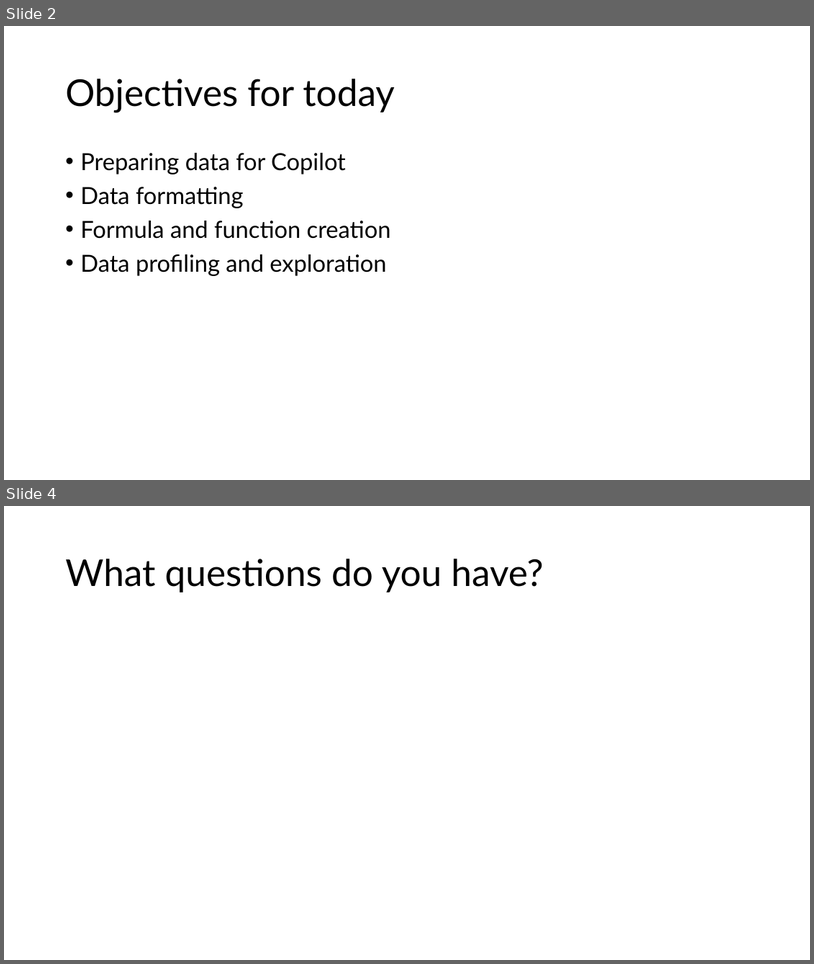
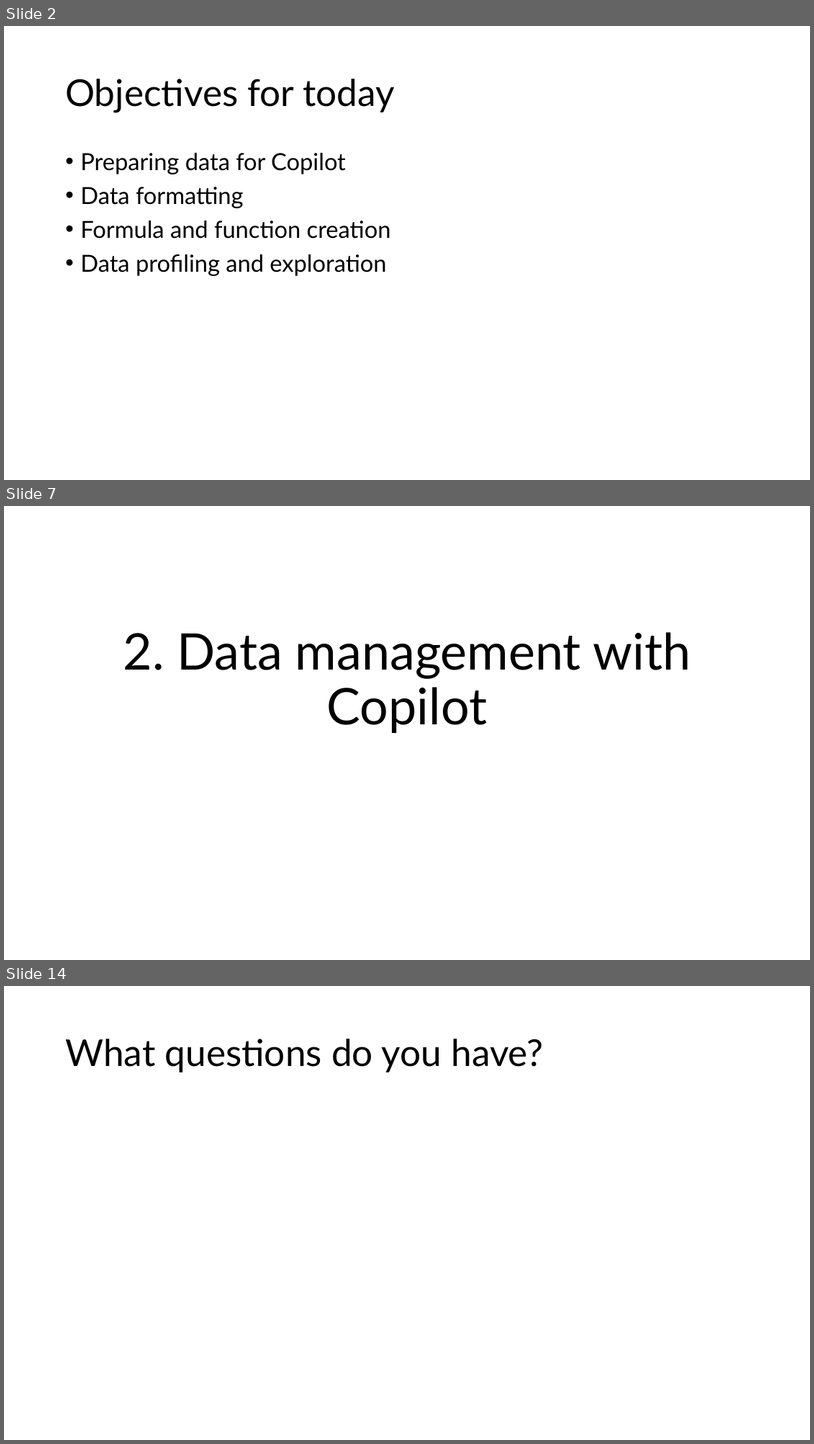
Before and after one commit to stringfestdata/complianceiq-intro-to-copilot-in-excel, a slide deck: complianceiq-intro-to-copilot-in-excel.pptx. Shown one above the other, each under a label of ours: slides 2 and 4 before the commit, slides 2, 7 and 14 after it; the slides between them are not shown. The pictures are 814x964 and 814x1444 pixels, drawn with LibreOffice and Linux fonts; fonts in the diff are those of the drawing. Boxes give left, top, right and bottom in pixels: in the first picture for what was removed or moved away, otherwise in the second. Text is boxed around its words. In the diff, an @@ line names an element or a change of style, - is before the commit and + after.

```diff
--- a/complianceiq-intro-to-copilot-in-excel.pptx
+++ b/complianceiq-intro-to-copilot-in-excel.pptx
@@ slide 7 added at box(4, 506, 810, 960), background #FFFFFF @@
@@ title added at box(123, 632, 691, 733), 60 pt, text #000000 @@
+2. Data management with Copilot
@@ what was slide 4 is now slide 14 @@
```
Also in this commit, not shown: 10 other slides added, 1 slide removed, 13 other files.
